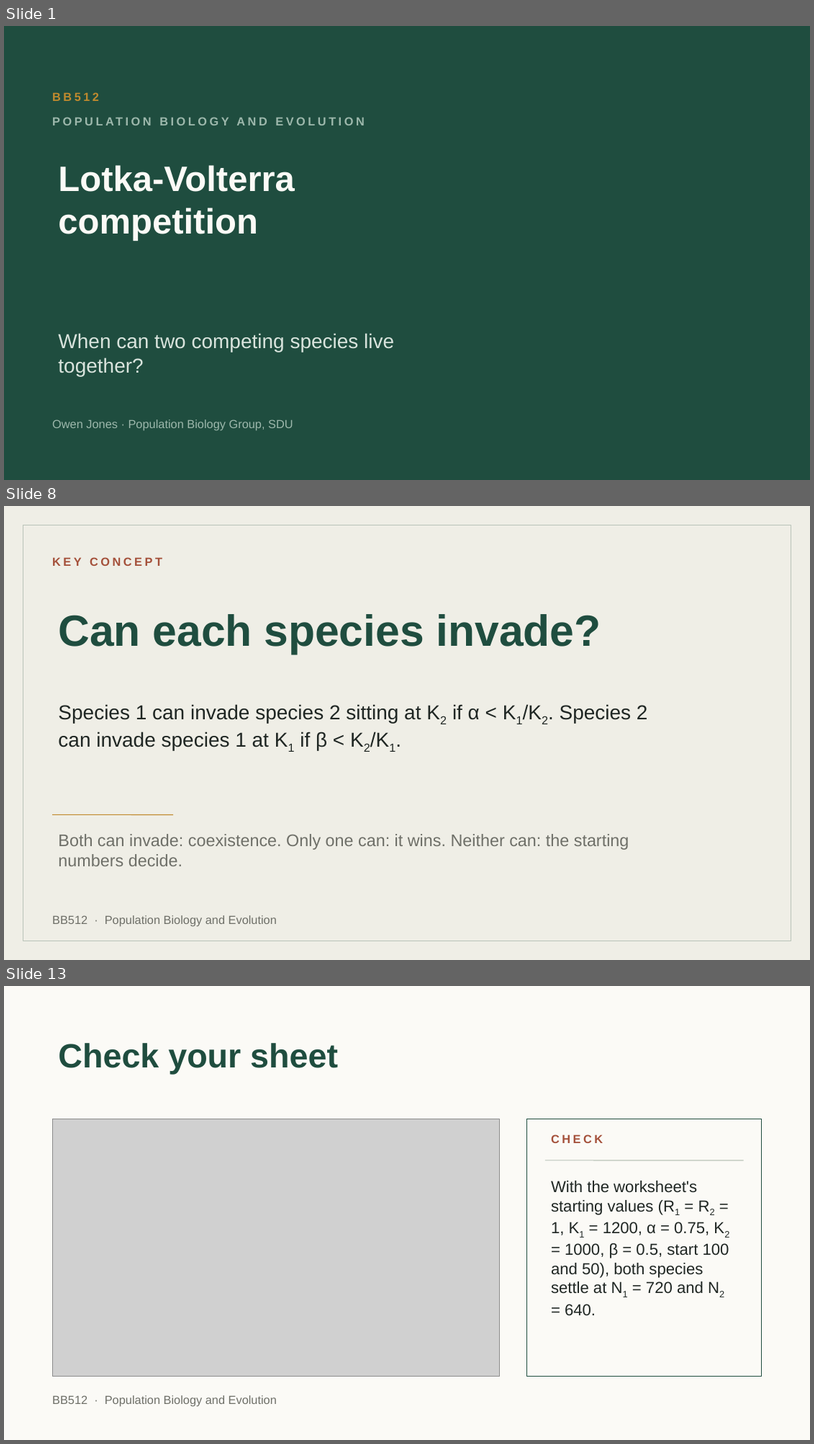
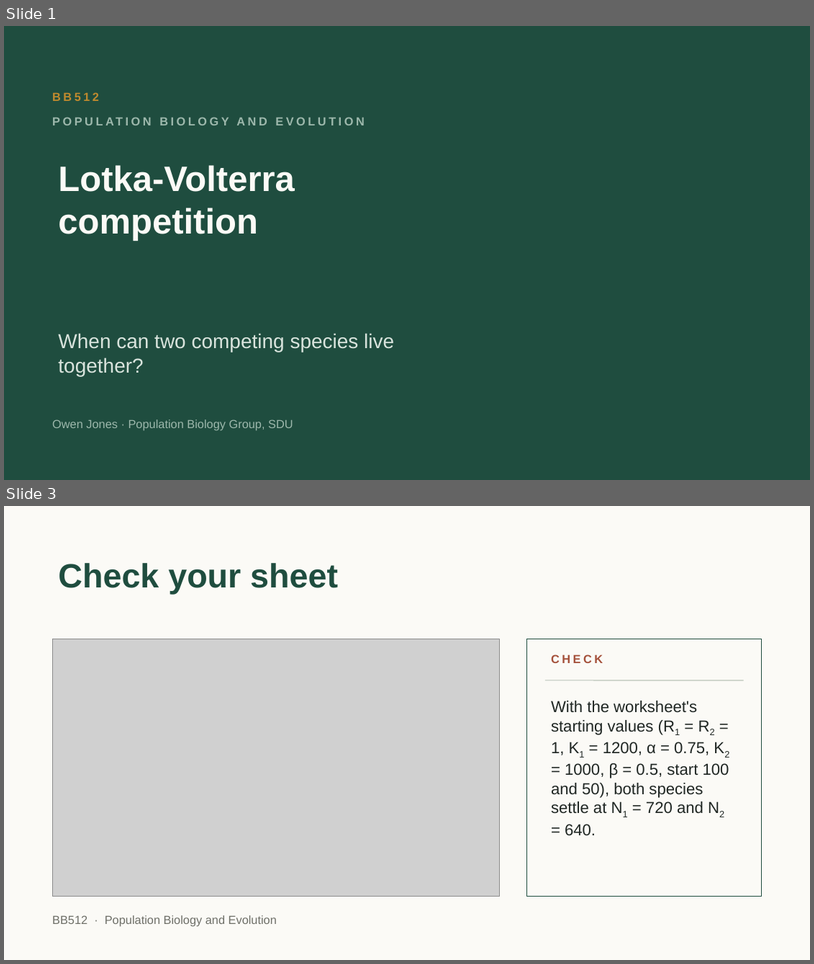
Before and after one commit to jonesor/BB512_Book, a slide deck: lecture_figures/lv_competition/BB512 - Lotka Volterra Competition Practical v2.pptx. Shown one above the other, each under a label of ours: slides 1, 8 and 13 before the commit, slides 1 and 3 after it; the slides between them are not shown. The pictures are 814x1444 and 814x964 pixels, drawn with LibreOffice and Linux fonts; fonts in the diff are those of the drawing; grey boxes stand for pictures. Boxes give left, top, right and bottom in pixels: in the first picture for what was removed or moved away, otherwise in the second. Text is boxed around its words. In the diff, an @@ line names an element or a change of style, - is before the commit and + after.

```diff
--- a/lecture_figures/lv_competition/BB512 - Lotka Volterra Competition Practical v2.pptx
+++ b/lecture_figures/lv_competition/BB512 - Lotka Volterra Competition Practical v2.pptx
@@ slide 8 removed at (x1=4, y1=506, x2=810, y2=960), background #EFEEE6; not listed: 1 template element that a slide beside it also shows @@
@@ rectangle removed at (x1=23, y1=525, x2=791, y2=940) @@
@@ text removed at (x1=52, y1=557, x2=162, y2=566) @@
-KEY CONCEPT
@@ title removed at (x1=58, y1=614, x2=602, y2=654) @@
-Can each species invade?
@@ text removed at (x1=58, y1=704, x2=648, y2=751) @@
-Species 1 can invade species 2 sitting at K2 if α < K1/K2. Species 2 can invade species 1 at K1 if β < K2/K1.
@@ line removed from (52, 815) to (173, 815) @@
@@ text removed at (x1=58, y1=834, x2=630, y2=866) @@
-Both can invade: coexistence. Only one can: it wins. Neither can: the starting numbers decide.
@@ what was slide 13 is now slide 3 @@
```
Also in this commit, not shown: 4 slides changed, 13 other slides removed, 2 other files.
